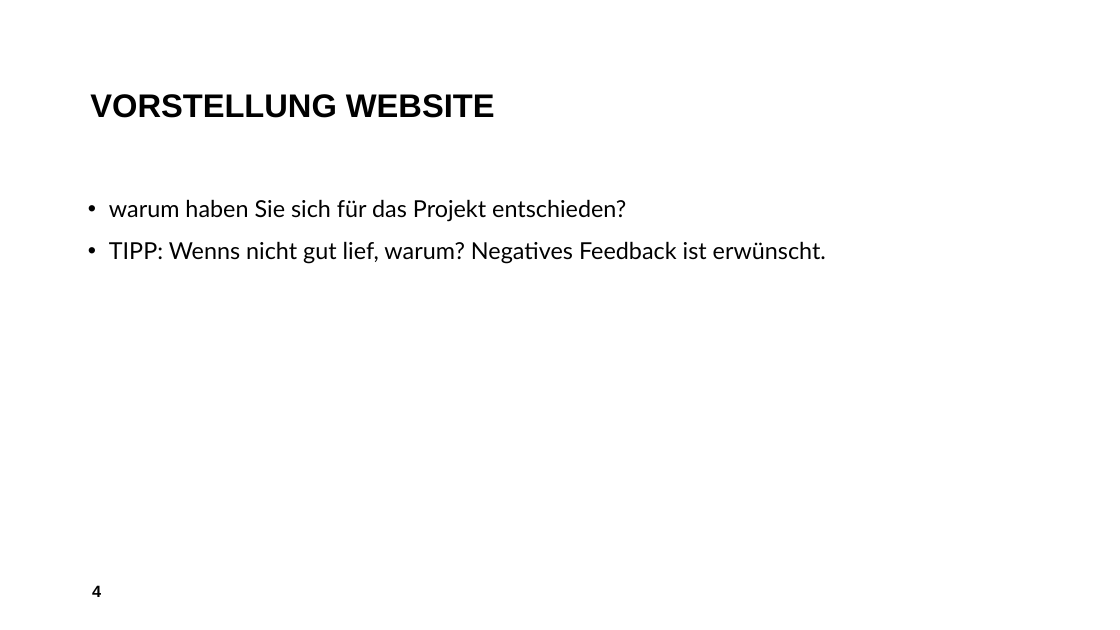
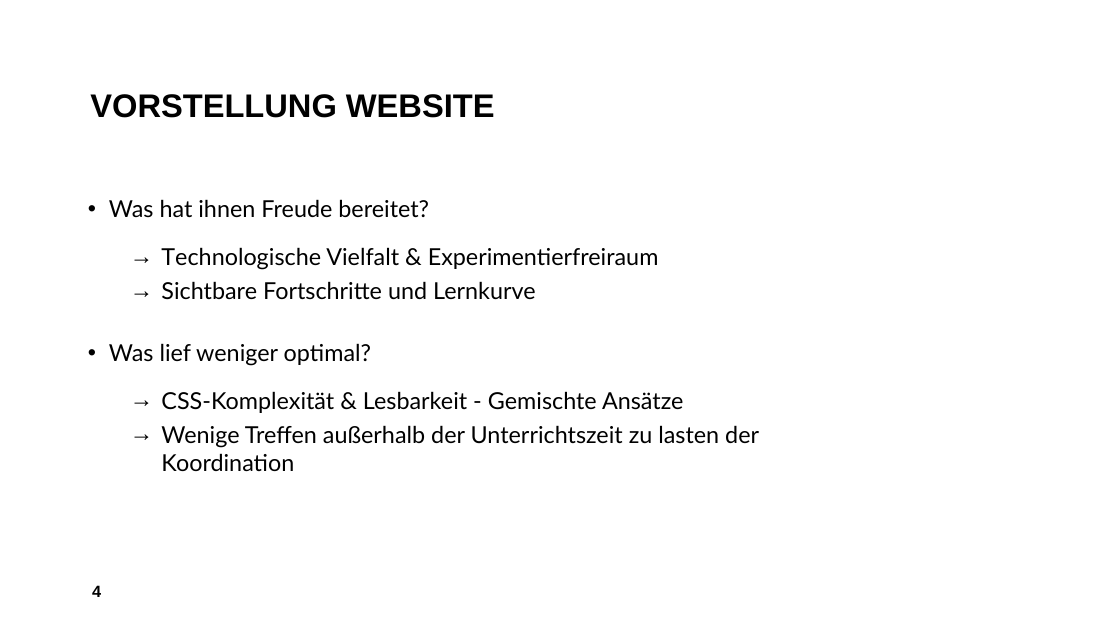
Before and after one commit to patricjenni/kochrezepte, a slide deck: slide 4 of docs/Präsentation_Kochrezepte.pptx. Drawn at 1120x630 pixels with LibreOffice and Linux fonts; fonts in the diff are those of the drawing; background and template pictures are left out. Boxes give left, top, right and bottom in pixels: in the first picture for what was removed or moved away, otherwise in the second. Text is boxed around its words. In the diff, an @@ line names an element or a change of style, - is before the commit and + after.

```diff
--- a/docs/Präsentation_Kochrezepte.pptx
+++ b/docs/Präsentation_Kochrezepte.pptx
@@ text at box(109, 199, 759, 471): text changed @@
-• warum haben Sie sich für das Projekt entschieden?
-• TIPP: Wenns nicht gut lief, warum? Negatives Feedback ist erwünscht.
+• Was hat ihnen Freude bereitet?
+  → Technologische Vielfalt & Experimentierfreiraum
+  → Sichtbare Fortschritte und Lernkurve
+• Was lief weniger optimal?
+  → CSS-Komplexität & Lesbarkeit - Gemischte Ansätze
+  → Wenige Treffen außerhalb der Unterrichtszeit zu lasten der Koordination
```
Also in this commit, not shown: 6 other slides changed, 1 slide removed.
